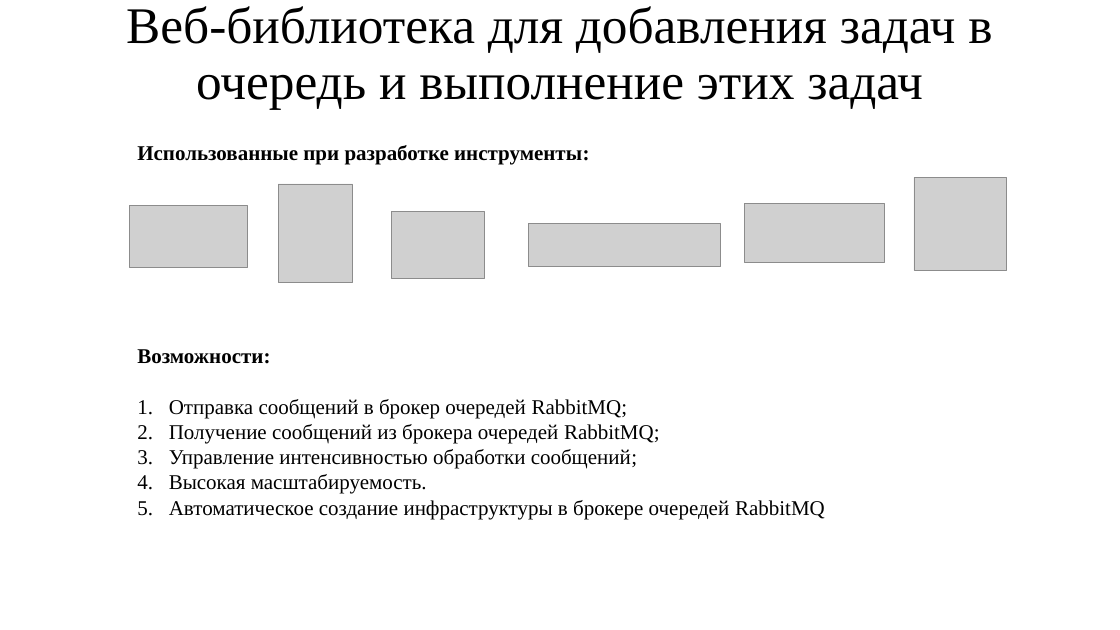
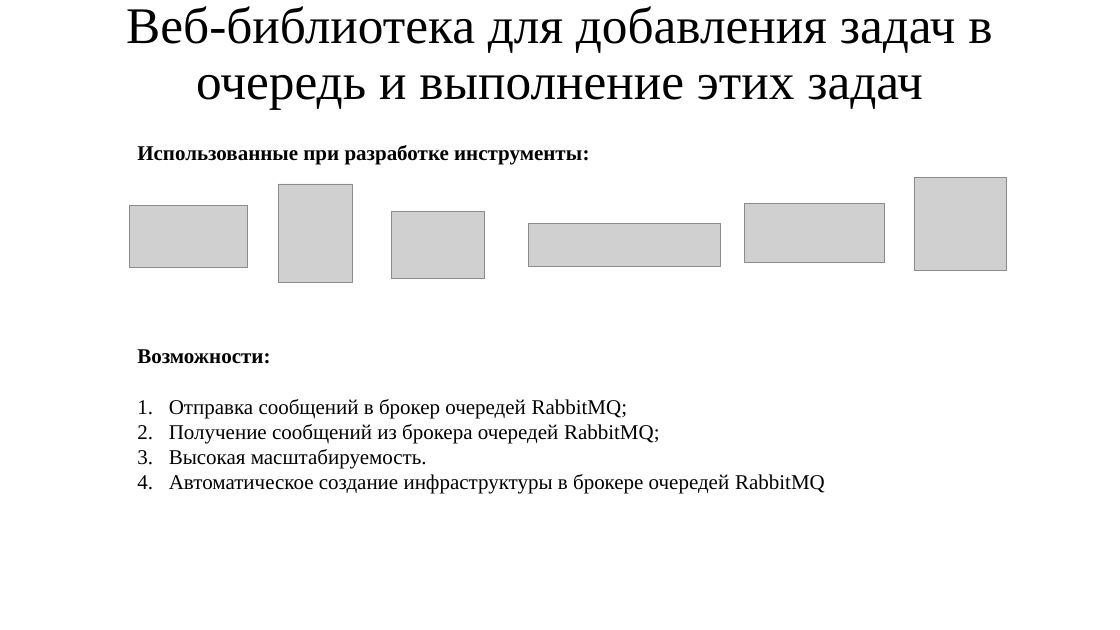
Before and after one commit to IgorTyutyunov/-, a slide deck: slide 8 of ВКР_5.pptx (slide 7 before the commit). Drawn at 1120x630 pixels with LibreOffice and Linux fonts; fonts in the diff are those of the drawing; grey boxes stand for pictures. Boxes give left, top, right and bottom in pixels: in the first picture for what was removed or moved away, otherwise in the second. Text is boxed around its words. In the diff, an @@ line names an element or a change of style, - is before the commit and + after.

```diff
--- a/ВКР_5.pptx
+++ b/ВКР_5.pptx
@@ text at (x1=169, y1=449, x2=637, y2=469): paragraph removed @@
-3. Управление интенсивностью обработки сообщений;
```
Also in this commit, not shown: 3 other slides changed, 1 slide added.
